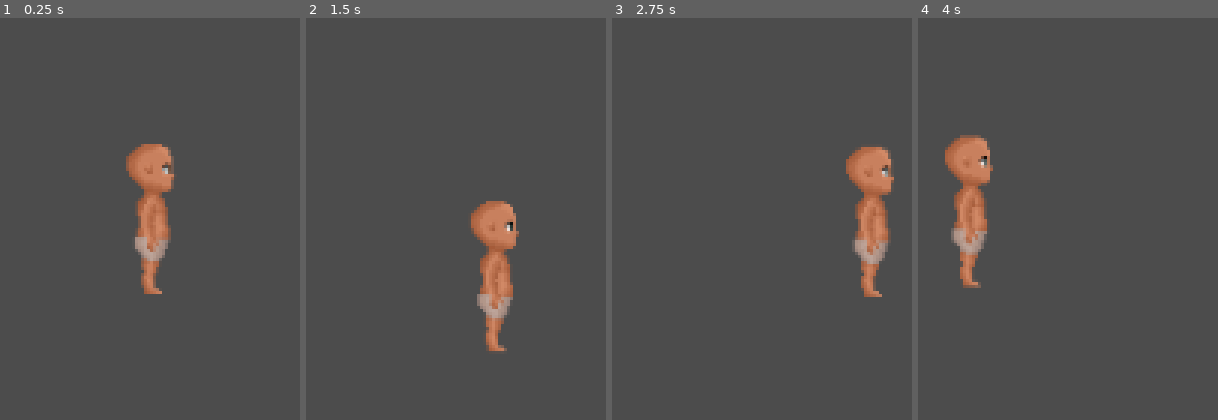
Above: before the commit, frames 1-4 (left to right).
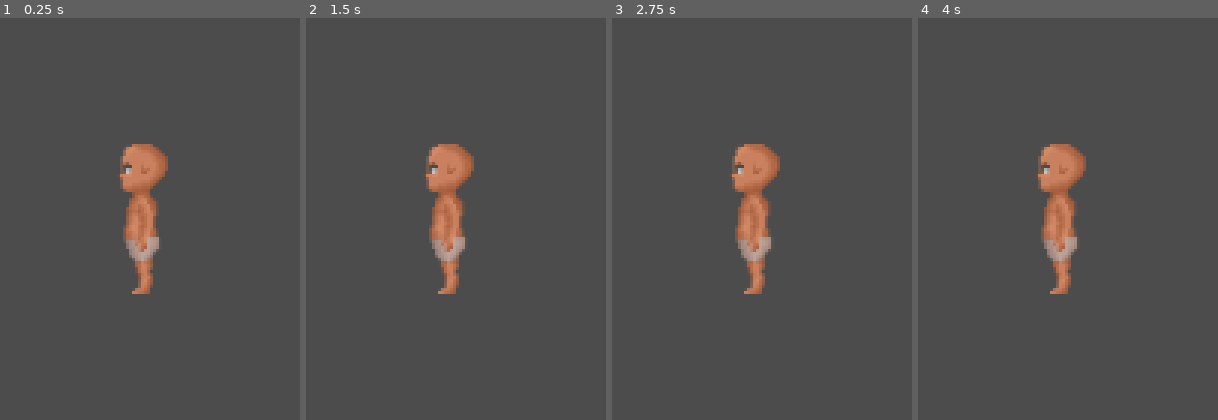
Above: after the commit, the same moments.

Repository: OtterStyles/Woodentale
Game: Godot game, scene res://Scene/TestHub.tscn
Same seed, same stepped clock (60 frames per second), same inputs: the game is played once before the commit and once after it.
Inputs:
- Up to frame 1 (0.25 s): no input
- Up to frame 2 (1.5 s): tap Enter at 0.5 s; hold Right (ui_right) 0.53-1.28 s; hold Shift (sprint) 0.53-1.28 s; hold Down (ui_down) from 1.28 s (still down); tap Shift (sprint) at 1.35 s
- Up to frame 3 (2.75 s): release Down (ui_down) at 2.03 s; hold Right (ui_right) from 2.03 s (still down); hold Shift (sprint) from 2.03 s (still down)
- Up to frame 4 (4 s): release Right (ui_right) at 2.78 s; release Shift (sprint) at 2.78 s; hold Up (ui_up) 2.78-3.53 s; tap Shift (sprint) at 2.85 s; hold Left (ui_left) from 3.53 s (still down); hold Shift (sprint) from 3.53 s (still down)

The runs differ from the first frame. In frame 1, 3.4% of the frame differs, in the area x 40-58%, y 31-69%; in frame 2, 7.3%; in frame 3, 7.4%, in the area x 40-94%, y 31-70%; in frame 4, 7.4%.

Commit message:
Changend Movement and Animation

Diff:
--- a/Woodentale/PreFab/Player.tscn
+++ b/Woodentale/PreFab/Player.tscn
@@ -18,8 +18,9 @@
 "values": [ Vector2( 0, 2 ) ]
 }
 
-[sub_resource type="Animation" id=8]
-resource_name = "walk_DOWN"
+[sub_resource type="Animation" id=23]
+resource_name = "idle_DOWN"
+step = 1.0
 tracks/0/type = "value"
 tracks/0/path = NodePath("Sprite:frame_coords")
 tracks/0/interp = 1
@@ -33,8 +34,9 @@
 "values": [ Vector2( 0, 1 ) ]
 }
 
-[sub_resource type="Animation" id=9]
-resource_name = "walk_LEFT"
+[sub_resource type="Animation" id=24]
+resource_name = "idle_LEFT"
+step = 1.0
 tracks/0/type = "value"
 tracks/0/path = NodePath("Sprite:frame_coords")
 tracks/0/interp = 1
@@ -60,8 +62,9 @@
 "values": [ true ]
 }
 
-[sub_resource type="Animation" id=10]
-resource_name = "walk_RIGHT"
+[sub_resource type="Animation" id=25]
+resource_name = "idle_RIGHT"
+step = 1.0
 tracks/0/type = "value"
 tracks/0/path = NodePath("Sprite:frame_coords")
 tracks/0/interp = 1
@@ -87,6 +90,91 @@
 "values": [ false ]
 }
 
+[sub_resource type="Animation" id=26]
+resource_name = "idle_UP"
+loop = true
+tracks/0/type = "value"
+tracks/0/path = NodePath("Sprite:frame_coords")
+tracks/0/interp = 1
+tracks/0/loop_wrap = true
+tracks/0/imported = false
+tracks/0/enabled = true
+tracks/0/keys = {
+"times": PoolRealArray( 0 ),
+"transitions": PoolRealArray( 1 ),
+"update": 0,
+"values": [ Vector2( 0, 0 ) ]
+}
+
+[sub_resource type="Animation" id=8]
+resource_name = "walk_DOWN"
+tracks/0/type = "value"
+tracks/0/path = NodePath("Sprite:frame_coords")
+tracks/0/interp = 1
+tracks/0/loop_wrap = true
+tracks/0/imported = false
+tracks/0/enabled = true
+tracks/0/keys = {
+"times": PoolRealArray( 0 ),
+"transitions": PoolRealArray( 1 ),
+"update": 0,
+"values": [ Vector2( 0, 1 ) ]
+}
+
+[sub_resource type="Animation" id=9]
+resource_name = "walk_LEFT"
+tracks/0/type = "value"
+tracks/0/path = NodePath("Sprite:frame_coords")
+tracks/0/interp = 1
+tracks/0/loop_wrap = true
+tracks/0/imported = false
+tracks/0/enabled = true
+tracks/0/keys = {
+"times": PoolRealArray( 0 ),
+"transitions": PoolRealArray( 1 ),
+"update": 0,
+"values": [ Vector2( 0, 2 ) ]
+}
+tracks/1/type = "value"
+tracks/1/path = NodePath("Sprite:flip_h")
+tracks/1/interp = 1
+tracks/1/loop_wrap = true
+tracks/1/imported = false
+tracks/1/enabled = true
+tracks/1/keys = {
+"times": PoolRealArray( 0 ),
+"transitions": PoolRealArray( 1 ),
+"update": 1,
+"values": [ true ]
+}
+
+[sub_resource type="Animation" id=10]
+resource_name = "walk_RIGHT"
+tracks/0/type = "value"
+tracks/0/path = NodePath("Sprite:frame_coords")
+tracks/0/interp = 1
+tracks/0/loop_wrap = true
+tracks/0/imported = false
+tracks/0/enabled = true
+tracks/0/keys = {
+"times": PoolRealArray( 0 ),
+"transitions": PoolRealArray( 1 ),
+"update": 0,
+"values": [ Vector2( 0, 2 ) ]
+}
+tracks/1/type = "value"
+tracks/1/path = NodePath("Sprite:flip_h")
+tracks/1/interp = 1
+tracks/1/loop_wrap = true
+tracks/1/imported = false
+tracks/1/enabled = true
+tracks/1/keys = {
+"times": PoolRealArray( 0 ),
+"transitions": PoolRealArray( 1 ),
+"update": 1,
+"values": [ false ]
+}
+
 [sub_resource type="Animation" id=11]
 resource_name = "walk_UP"
 loop = true
@@ -103,9 +191,30 @@
 "values": [ Vector2( 0, 0 ) ]
 }
 
-[sub_resource type="AnimationNodeBlendSpace2D" id=3]
+[sub_resource type="AnimationNodeAnimation" id=27]
+animation = "idle_DOWN"
+
+[sub_resource type="AnimationNodeAnimation" id=28]
+animation = "idle_UP"
+
+[sub_resource type="AnimationNodeAnimation" id=29]
+animation = "idle_LEFT"
+
+[sub_resource type="AnimationNodeAnimation" id=30]
+animation = "idle_RIGHT"
 
 [sub_resource type="AnimationNodeBlendSpace2D" id=17]
+blend_point_0/node = SubResource( 27 )
+blend_point_0/pos = Vector2( 0, 1.1 )
+blend_point_1/node = SubResource( 28 )
+blend_point_1/pos = Vector2( 0, -1.1 )
+blend_point_2/node = SubResource( 29 )
+blend_point_2/pos = Vector2( -1, 0 )
+blend_point_3/node = SubResource( 30 )
+blend_point_3/pos = Vector2( 1, 0 )
+min_space = Vector2( -1, -1.1 )
+max_space = Vector2( 1, 1.1 )
+blend_mode = 1
 
 [sub_resource type="AnimationNodeAnimation" id=12]
 animation = "walk_DOWN"
@@ -133,6 +242,10 @@
 snap = Vector2( 0.01, 0.01 )
 blend_mode = 1
 
+[sub_resource type="AnimationNodeBlendSpace2D" id=3]
+min_space = Vector2( -1, -1.1 )
+max_space = Vector2( 1, 1.1 )
+
 [sub_resource type="AnimationNodeStateMachineTransition" id=4]
 
 [sub_resource type="AnimationNodeStateMachineTransition" id=5]
@@ -146,14 +259,14 @@
 [sub_resource type="AnimationNodeStateMachineTransition" id=21]
 
 [sub_resource type="AnimationNodeStateMachine" id=6]
+states/Idle/node = SubResource( 17 )
+states/Idle/position = Vector2( 1.0424, 209.048 )
+states/Walking/node = SubResource( 2 )
+states/Walking/position = Vector2( 223.222, 156 )
 states/Working/node = SubResource( 3 )
 states/Working/position = Vector2( 223, 279 )
-states/idle/node = SubResource( 17 )
-states/idle/position = Vector2( 1.0424, 209.715 )
-states/walking/node = SubResource( 2 )
-states/walking/position = Vector2( 223.222, 156 )
-transitions = [ "walking", "Working", SubResource( 4 ), "Working", "walking", SubResource( 5 ), "idle", "walking", SubResource( 18 ), "walking", "idle", SubResource( 19 ), "idle", "Working", SubResource( 20 ), "Working", "idle", SubResource( 21 ) ]
-start_node = "idle"
+transitions = [ "Walking", "Working", SubResource( 4 ), "Working", "Walking", SubResource( 5 ), "Idle", "Walking", SubResource( 18 ), "Walking", "Idle", SubResource( 19 ), "Idle", "Working", SubResource( 20 ), "Working", "Idle", SubResource( 21 ) ]
+start_node = "Idle"
 graph_offset = Vector2( -353.624, 78.312 )
 
 [sub_resource type="AnimationNodeStateMachinePlayback" id=16]
@@ -170,6 +283,10 @@
 [node name="AnimationPlayer" type="AnimationPlayer" parent="Animation"]
 root_node = NodePath("../..")
 anims/RESET = SubResource( 22 )
+anims/idle_DOWN = SubResource( 23 )
+anims/idle_LEFT = SubResource( 24 )
+anims/idle_RIGHT = SubResource( 25 )
+anims/idle_UP = SubResource( 26 )
 anims/walk_DOWN = SubResource( 8 )
 anims/walk_LEFT = SubResource( 9 )
 anims/walk_RIGHT = SubResource( 10 )
@@ -180,13 +297,14 @@
 anim_player = NodePath("../AnimationPlayer")
 active = true
 parameters/playback = SubResource( 16 )
+parameters/Idle/blend_position = Vector2( 0, 0 )
+parameters/Walking/blend_position = Vector2( 0, 0 )
 parameters/Working/blend_position = Vector2( 0, 0 )
-parameters/idle/blend_position = Vector2( 0, 0 )
-parameters/walking/blend_position = Vector2( 0, 0 )
 
 [node name="Sprite" type="Sprite" parent="."]
 position = Vector2( 0, -32 )
 texture = ExtResource( 1 )
+flip_h = true
 hframes = 10
 vframes = 10
 frame = 20
--- a/Woodentale/Skripts/Player.gd
+++ b/Woodentale/Skripts/Player.gd
@@ -1,61 +1,60 @@
 extends KinematicBody2D
 
 #Stats
-export var speedAbs: float = 0
-export var speedPerc: float = 1
-export var speed_Default: int = 400
-export var speed_Sprint_Mult: float = 1.5
-export var acceleration: float = 40
-export var friction: float = 30
+export var SPEEDABS: float = 0
+export var SPEEDPERC: float = 1
+export var SPEED_DEFAULT: int = 300
+export var SPEED_SPRINT_MULT: float = 1.2
+export var ACCELERATION: float = 1000
+export var FRICTION: float = 1500
 
 # Movement
 var velocity = Vector2()
-var speed = 0
+var SPEED = 0
 var sprint = 1
-var direction = Vector2()
-onready var animationTree = $Animation/AnimationTree
-var stateMachine
 const animationsName = ['Working','Walking','Idle']
-
-func _ready():
-	stateMachine = animationTree.get("parameters/playback")
-
-
-func _unhandled_input(event) -> void:
-	direction = Vector2()
-	if Input.is_action_pressed("ui_left"):
-		direction.x -= 1
-	if Input.is_action_pressed("ui_right"):
-		direction.x += 1
-	if Input.is_action_pressed("ui_up"):
-		direction.y -= 1
-	if Input.is_action_pressed("ui_down"):
-		direction.y += 1
-	if Input.is_action_pressed("sprint"):
-		sprint = speed_Sprint_Mult
-	else:
-		sprint = 1
-	direction.normalized()
-	handleAnimation()
-
-func handleAnimation() -> void:
-	for param in animationsName:
-		animationTree.set("parameters/"+param+"/blend_position", direction)
-
-
-func calculateStats() -> void:
-	speed = (speed_Default + speedAbs) * speedPerc
 
 
 func _process(delta) -> void:
 	calculateStats()
 
+func _physics_process(delta) -> void:
+	var axis = getInputAxis()
+	if axis == Vector2.ZERO:
+		applyFriction(FRICTION * delta)
+	else:
+		applyMovement(axis * ACCELERATION * delta)
+	velocity = move_and_slide(velocity)
 
-func _physics_process(delta) -> void:
-	if direction.length() > 0:
-		velocity = lerp(velocity, direction * speed * sprint, acceleration)
-		stateMachine.travel("Walking")
+func _unhandled_input(event) -> void:
+	sprint = 1
+	if Input.is_action_pressed("sprint"):
+		sprint = SPEED_SPRINT_MULT
+
+func applyMovement(acceleration: Vector2):
+	$Animation/AnimationTree.get("parameters/playback").travel("Walking")
+	velocity += acceleration
+	velocity = velocity.clamped(SPEED * sprint)
+
+func applyFriction(friction):
+	$Animation/AnimationTree.get("parameters/playback").travel("Idle")
+	if velocity.length() > friction:
+		velocity -= velocity.normalized() * friction
 	else:
-		velocity = lerp(velocity, Vector2.ZERO, friction)
-		stateMachine.travel("Idle")
-	velocity = move_and_slide(velocity * delta)
+		velocity = Vector2.ZERO
+
+func handleAnimation(direction: Vector2) -> void:
+	for param in animationsName:
+		$Animation/AnimationTree.set("parameters/"+param+"/blend_position", direction)
+
+
+func calculateStats() -> void:
+	SPEED = (SPEED_DEFAULT + SPEEDABS) * SPEEDPERC
+
+func getInputAxis():
+	var direction = Vector2()
+	direction.x = int(Input.is_action_pressed("right")) - int(Input.is_action_pressed("left"))
+	direction.y = int(Input.is_action_pressed("down")) - int(Input.is_action_pressed("up"))
+	if direction != Vector2.ZERO:
+		handleAnimation(direction)
+	return direction.normalized()
--- a/Woodentale/project.godot
+++ b/Woodentale/project.godot
@@ -47,6 +47,34 @@
 "events": [ Object(InputEventKey,"resource_local_to_scene":false,"resource_name":"","device":0,"alt":false,"shift":false,"control":false,"meta":false,"command":false,"pressed":false,"scancode":16777237,"physical_scancode":0,"unicode":0,"echo":false,"script":null)
  ]
 }
+up={
+"deadzone": 0.5,
+"events": [ Object(InputEventKey,"resource_local_to_scene":false,"resource_name":"","device":0,"alt":false,"shift":false,"control":false,"meta":false,"command":false,"pressed":false,"scancode":0,"physical_scancode":87,"unicode":0,"echo":false,"script":null)
+, Object(InputEventKey,"resource_local_to_scene":false,"resource_name":"","device":0,"alt":false,"shift":false,"control":false,"meta":false,"command":false,"pressed":false,"scancode":87,"physical_scancode":0,"unicode":0,"echo":false,"script":null)
+, Object(InputEventJoypadMotion,"resource_local_to_scene":false,"resource_name":"","device":-1,"axis":3,"axis_value":-1.0,"script":null)
+ ]
+}
+down={
+"deadzone": 0.5,
+"events": [ Object(InputEventKey,"resource_local_to_scene":false,"resource_name":"","device":0,"alt":false,"shift":false,"control":false,"meta":false,"command":false,"pressed":false,"scancode":0,"physical_scancode":83,"unicode":0,"echo":false,"script":null)
+, Object(InputEventKey,"resource_local_to_scene":false,"resource_name":"","device":0,"alt":false,"shift":false,"control":false,"meta":false,"command":false,"pressed":false,"scancode":83,"physical_scancode":0,"unicode":0,"echo":false,"script":null)
+, Object(InputEventJoypadMotion,"resource_local_to_scene":false,"resource_name":"","device":-1,"axis":3,"axis_value":1.0,"script":null)
+ ]
+}
+left={
+"deadzone": 0.5,
+"events": [ Object(InputEventKey,"resource_local_to_scene":false,"resource_name":"","device":0,"alt":false,"shift":false,"control":false,"meta":false,"command":false,"pressed":false,"scancode":0,"physical_scancode":65,"unicode":0,"echo":false,"script":null)
+, Object(InputEventKey,"resource_local_to_scene":false,"resource_name":"","device":0,"alt":false,"shift":false,"control":false,"meta":false,"command":false,"pressed":false,"scancode":65,"physical_scancode":0,"unicode":0,"echo":false,"script":null)
+, Object(InputEventJoypadMotion,"resource_local_to_scene":false,"resource_name":"","device":-1,"axis":2,"axis_value":-1.0,"script":null)
+ ]
+}
+right={
+"deadzone": 0.5,
+"events": [ Object(InputEventKey,"resource_local_to_scene":false,"resource_name":"","device":0,"alt":false,"shift":false,"control":false,"meta":false,"command":false,"pressed":false,"scancode":0,"physical_scancode":68,"unicode":0,"echo":false,"script":null)
+, Object(InputEventKey,"resource_local_to_scene":false,"resource_name":"","device":0,"alt":false,"shift":false,"control":false,"meta":false,"command":false,"pressed":false,"scancode":68,"physical_scancode":0,"unicode":0,"echo":false,"script":null)
+, Object(InputEventJoypadMotion,"resource_local_to_scene":false,"resource_name":"","device":-1,"axis":2,"axis_value":1.0,"script":null)
+ ]
+}
 
 [physics]
 
Not shown: 1 places in Woodentale/PreFab/Player.tscn that only renumber resources
